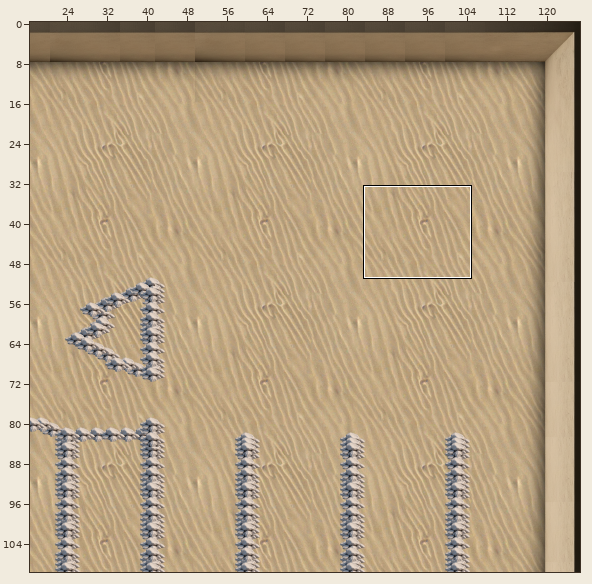
A Tiled map (JSON) gets an edit: public/tiled/rooms/room-2.json. The first picture is a wide view before the edit; the outline marks the close-up.
Close-up. Before the commit:
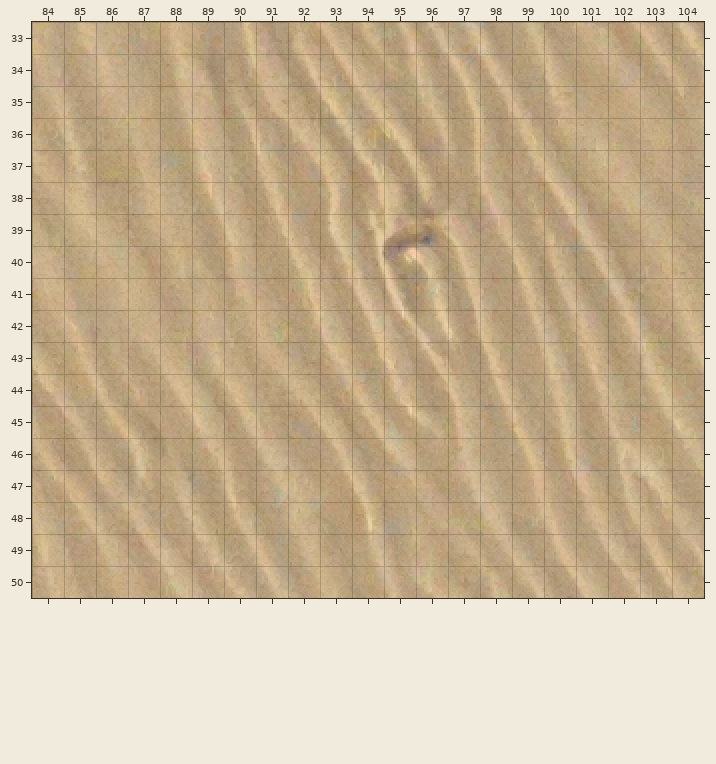
Cells are 16x16 px. Shown: x 84..104, y 33..50. The commit also changed other parts of the map, which this record leaves out.
And afterwards:
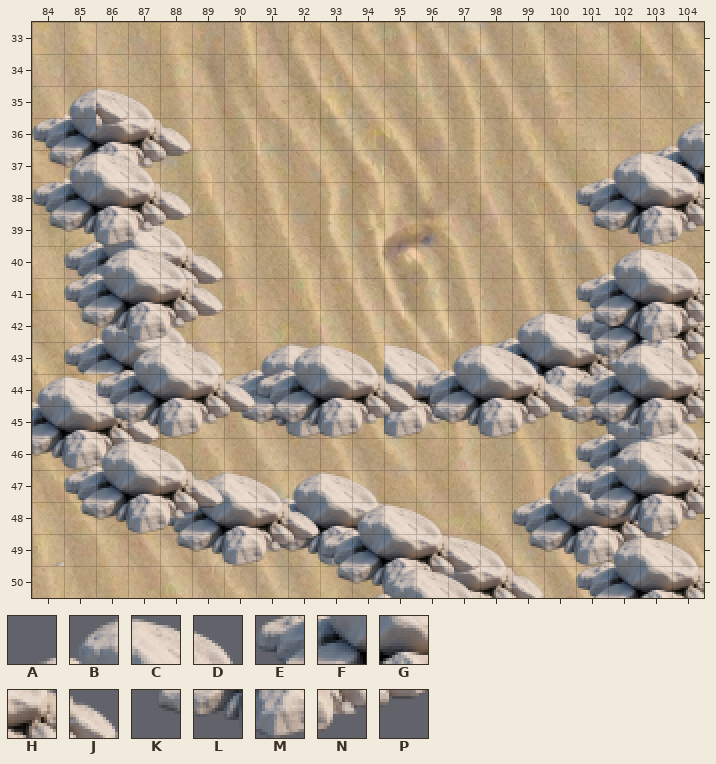
Key: from "obsticles": A 235, B 236, C 237, D 238, E 273, F 274, G 275, H 276, J 277, K 311, L 312, M 313, N 314, P 315.
_ is an empty cell.
The edit:
Changed rows in their new state; . is an unchanged cell.
Layer "obsticles-background":
first column x 84:
42 .ABCD.........ABCD...
43 .EFGHJ........EFGHJD.
44 BCD..P.........LMN..J
45 FGHJ............KLMNP
46 LMNP.................
47 .......ABCD..........
48 .......EFGHJ.........
49 .......KLM..BCD......
50 ...........EFGHJ.....
Layer "obsticles-midground":
first column x 84:
35 .BCD.................
36 EFGHJ..............AB
37 KLMNP..............EF
38 ....................L
39 .ABCD................
40 .EFGHJ...............
41 .K..NP...........A..D
42 .................EFGH
43 ......ABCD.CD....KLMN
44 ......EF..JGH........
45 ......KLMNPMNP...ABCD
46 .................EFGH
47 ....ABCD.......ABC..N
48 ....EFGHJABCD..EFGHJ.
49 ....KLMNPEFGHJ.KLMNP.
50 .........KLMNP......C
Layer "obsticles-foreground":
first column x 84:
35 ..J..................
36 ..P..................
37 .BCD.............ABCD
38 EFGHJ............EFGH
39 KLMNP............KLMN
40 .ABCD............ABCD
41 .EFGHJ...........EFGH
42 .KLMNP...........KLMN
43 ..ABCD.ABCD.ABCD.ABCD
44 ..EFGHJEFGHJEFGHJEFGH
45 ..KLMNPKLMNPKLMNPKLMN
46 .ABCD............ABCD
47 .EFGHJ...........EFGH
48 .KLMNP...........KLMN
49 A................ABCD
50 ..........ABCD...EFGH
Changed places in both close-ups, as pixel boxes (x1, y1, x2, y2):
added: (32, 88, 704, 598)
